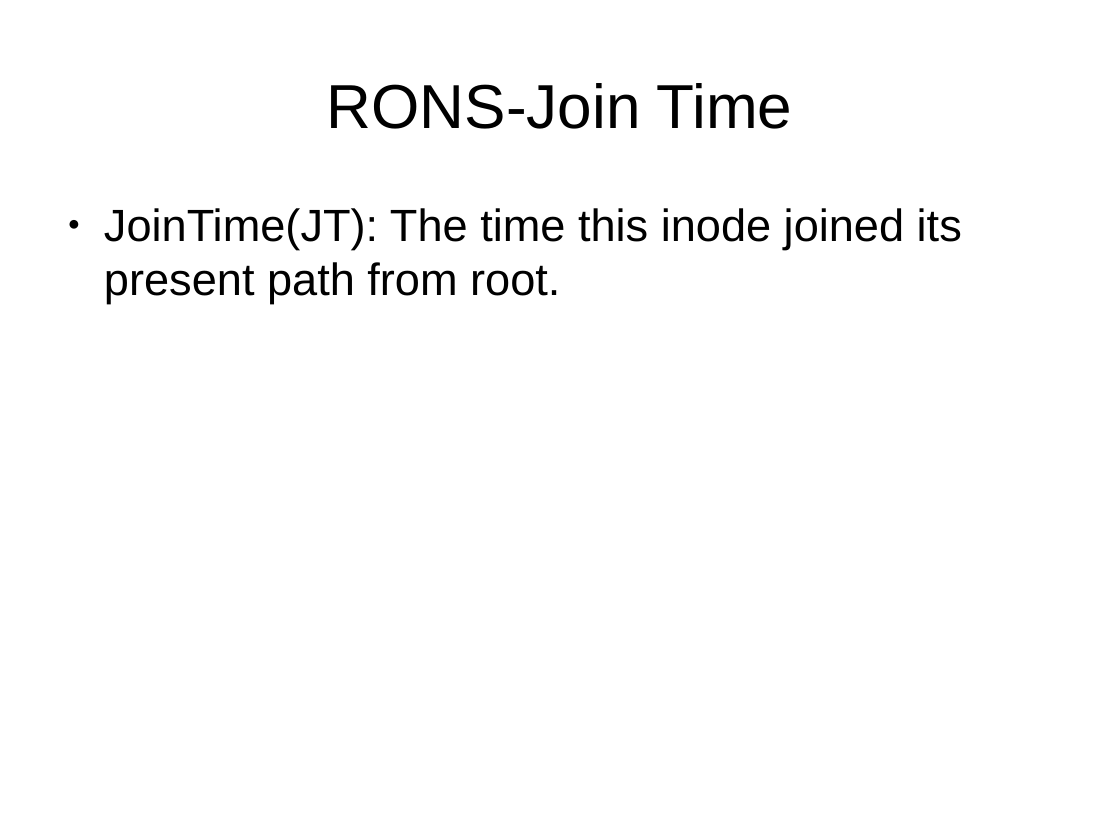
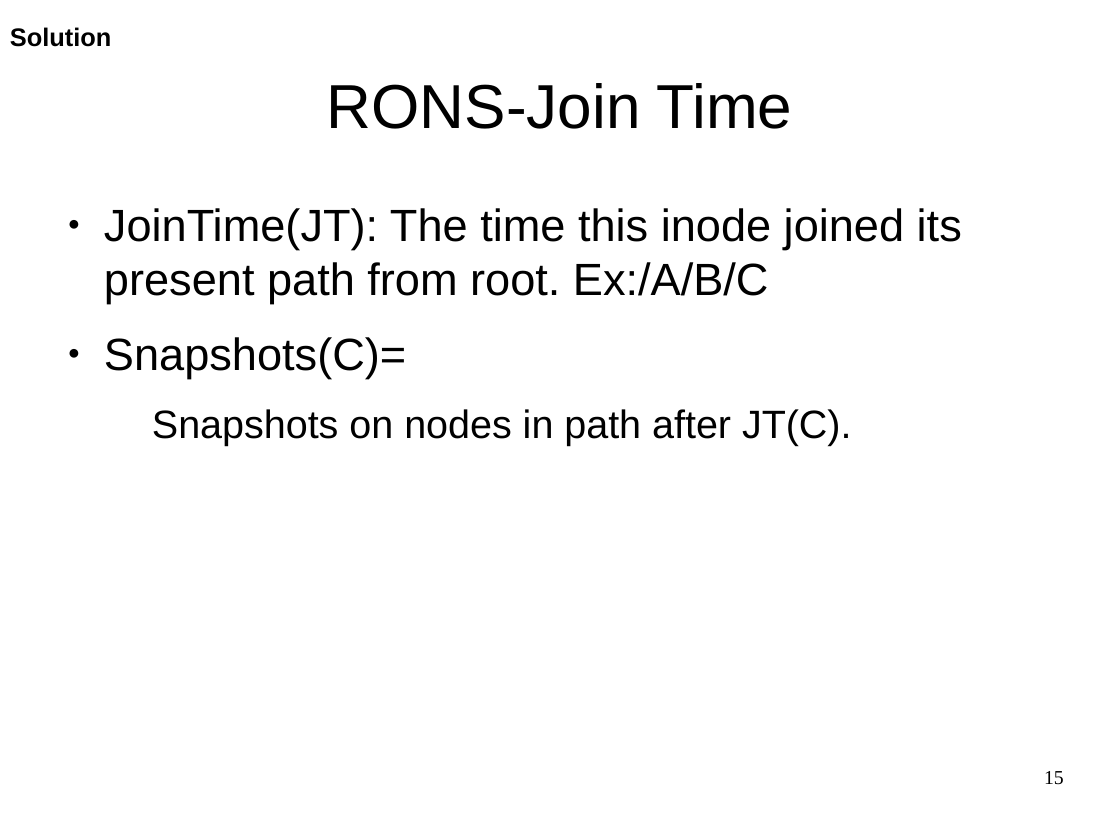
Before and after one commit to pushparajxa/Thesis-Presentation, a slide deck: slide 15 of Final_Presentation.odp (slide 21 before the commit). Drawn at 1120x840 pixels with LibreOffice and Linux fonts; fonts in the diff are those of the drawing. Boxes give left, top, right and bottom in pixels: in the first picture for what was removed or moved away, otherwise in the second. Text is boxed around its words. In the diff, an @@ line names an element or a change of style, - is before the commit and + after.

```diff
--- a/Final_Presentation.odp
+++ b/Final_Presentation.odp
@@ text added at (x1=10, y1=27, x2=111, y2=47), 18 pt, text #000000, bold @@
+Solution
@@ text at (x1=104, y1=208, x2=962, y2=446): text changed @@
-● JoinTime(JT): The time this inode joined its present path from root.
+● JoinTime(JT): The time this inode joined its present path from root. Ex:/A/B/C
+● Snapshots(C)=
+  Snapshots on nodes in path after JT(C).
@@ page number added at (x1=1044, y1=771, x2=1064, y2=785), 14 pt, text #000000 @@
+15
```
Also in this commit, not shown: 24 other slides changed, 2 slides added, 4 slides removed, 4 other files.
